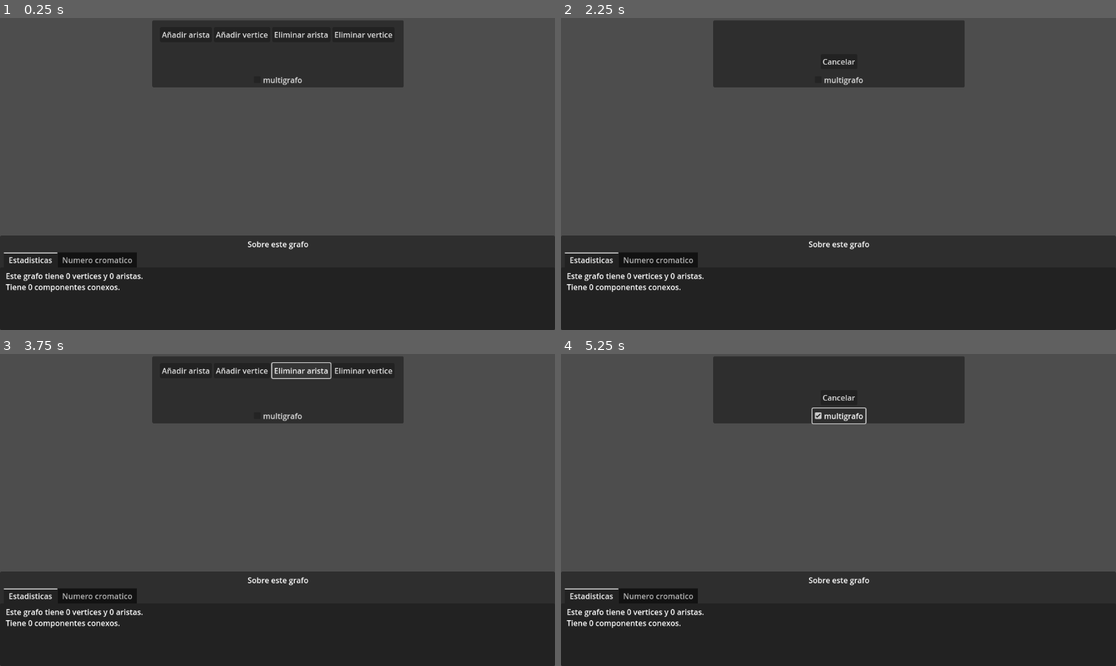
Above: before the commit, frames 1-4 (two rows, left to right).
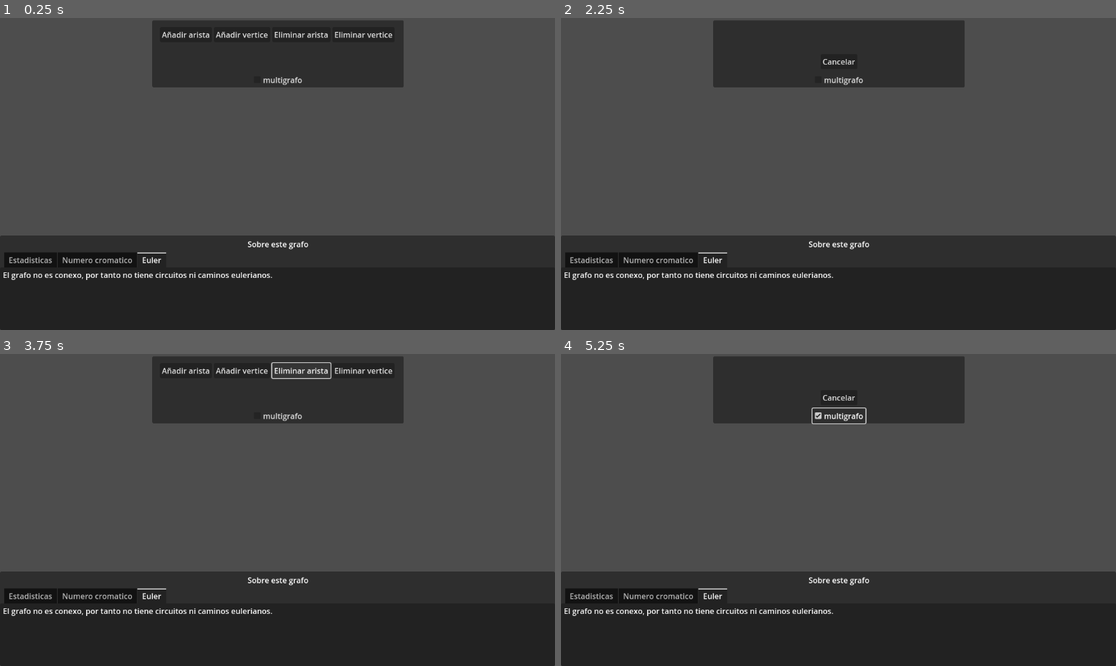
Above: after the commit, the same moments.

Repository: AndresDavidCalderon/exploragrafos
Game: Godot game, scene res://main.tscn
Two runs of this game, one before a commit and one after it. Both use one fixed random seed, a clock stepped at 60 frames per second and the inputs below.
Inputs:
- Up to frame 1 (0.25 s): no input
- Up to frame 2 (2.25 s): click "Añadir arista" at 0.5 s; click "Listo" at 1.25 s; click "Añadir vertice" at 2 s
- Up to frame 3 (3.75 s): click "Cancelar" at 2.75 s; click "Eliminar arista" at 3.5 s
- Up to frame 4 (5.25 s): click "Eliminar vertice" at 4.25 s; click "multigrafo" at 5 s

The runs differ from the first frame. In frame 1, 1.0% of the frame differs, in the area x 0-50%, y 75-88%; in frame 2, 1.0%; in frame 3, 1.0%; in frame 4, 1.0%.

Commit message:
analisis de euler

Diff:
--- /dev/null
+++ b/euler.gd
@@ -0,0 +1,22 @@
+extends Control
+
+func _ready() -> void:
+    get_parent().set_tab_title(2,"Euler")
+    Globals.grafo.grafo_cambiado.connect(actualizar)
+    visibility_changed.connect(actualizar)
+    actualizar()
+
+func actualizar():
+    if Globals.grafo.obtener_componentes_conexos().size()==1:
+        var grados_impares=0
+        for vertice in Globals.grafo.vertices:
+            if vertice.aristas.size()%2!=0:
+                grados_impares+=1
+        if grados_impares==0:
+            $RichTextLabel.text="El grafo es conexo y tiene un circuito y camino euleriano."
+        elif grados_impares==2:
+            $RichTextLabel.text="El grafo es conexo y tiene un camino euleriano, pero no circuito."
+        else:
+            $RichTextLabel.text="El grafo es conexo, pero no tiene circuitos ni caminos eulerianos."
+    else:
+        $RichTextLabel.text="El grafo no es conexo, por tanto no tiene circuitos ni caminos eulerianos."
--- a/main.tscn
+++ b/main.tscn
@@ -6,6 +6,7 @@
 [ext_resource type="Script" uid="uid://u5dovwfqvhxf" path="res://caja_herramientas.gd" id="3_h2yge"]
 [ext_resource type="Script" uid="uid://cn4si5v8371jp" path="res://estadisticas.gd" id="5_7mycd"]
 [ext_resource type="Script" uid="uid://bski57waoy50a" path="res://numero_cromatico.gd" id="5_lquwl"]
+[ext_resource type="Script" uid="uid://cajr0g7lxu1ws" path="res://euler.gd" id="7_272bh"]
 
 [node name="World" type="Node"]
 script = ExtResource("1_ig7tw")
@@ -106,9 +107,10 @@
 offset_top = 35.0
 grow_horizontal = 2
 grow_vertical = 2
-current_tab = 0
+current_tab = 2
 
 [node name="Estadisticas" type="Control" parent="UI/Panel/TabContainer"]
+visible = false
 layout_mode = 2
 script = ExtResource("5_7mycd")
 metadata/_tab_index = 0
@@ -144,6 +146,23 @@
 grow_vertical = 2
 bbcode_enabled = true
 
+[node name="Euler" type="Control" parent="UI/Panel/TabContainer"]
+layout_mode = 2
+script = ExtResource("7_272bh")
+metadata/_tab_index = 2
+
+[node name="RichTextLabel" type="RichTextLabel" parent="UI/Panel/TabContainer/Euler"]
+layout_mode = 1
+anchors_preset = 15
+anchor_right = 1.0
+anchor_bottom = 1.0
+offset_left = 6.0
+offset_top = 4.0
+offset_right = -6.0
+offset_bottom = -7.0
+grow_horizontal = 2
+grow_vertical = 2
+
 [node name="Camera2D" type="Camera2D" parent="."]
 position = Vector2(574, 323)
 
Not shown, added: euler.gd.uid
Not shown: 1 places in main.tscn that only renumber resources
